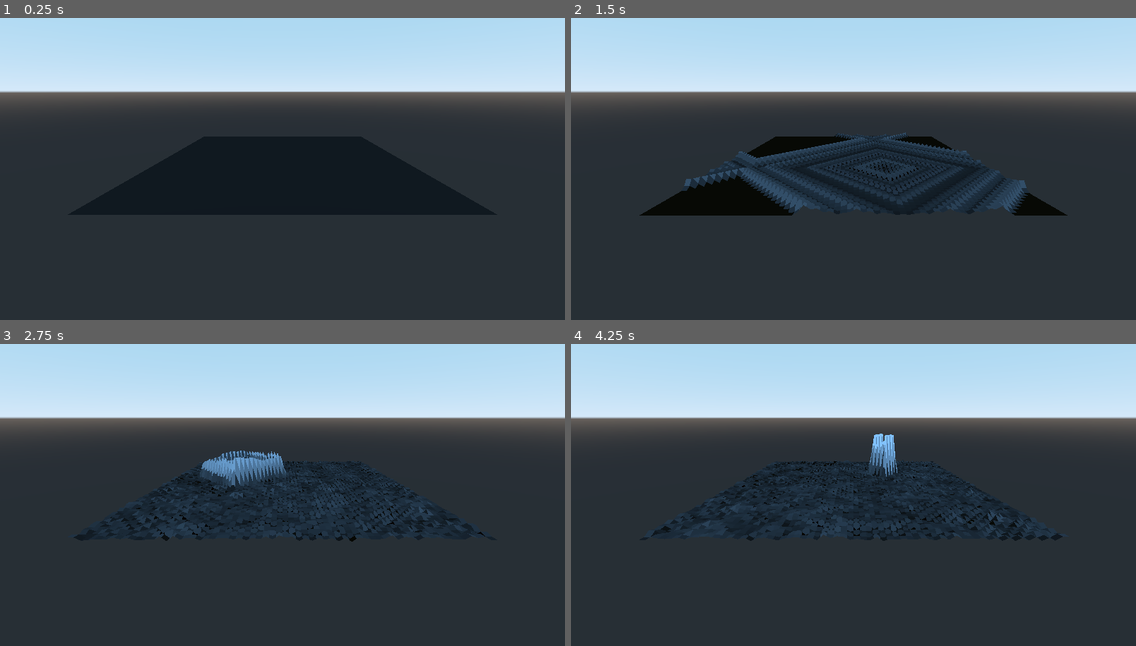
Above: before the commit, frames 1-4 (two rows, left to right).
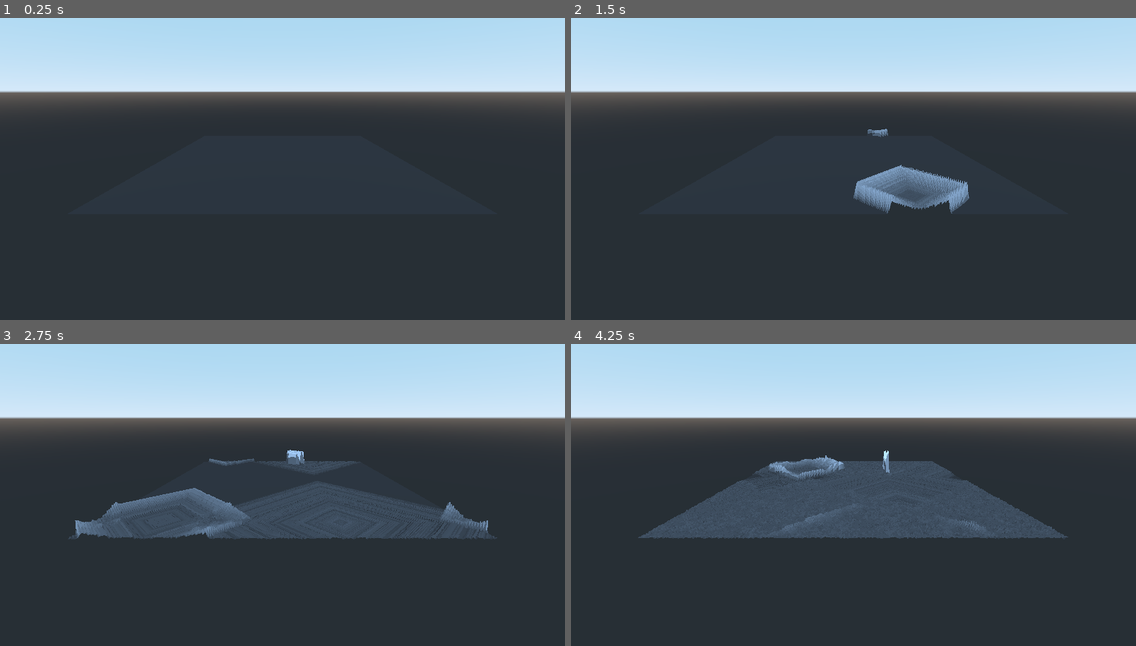
Above: after the commit, the same moments.

Repository: kb173/godot-interactive-water
Game: Godot game, scene res://TestScene.tscn
Same seed, same stepped clock (60 frames per second), same inputs: the game is played once before the commit and once after it.
Inputs:
- Up to frame 1 (0.25 s): no input
- Up to frame 2 (1.5 s): tap Enter at 0.5 s
- Up to frame 3 (2.75 s): no input
- Up to frame 4 (4.25 s): no input

The runs differ from the first frame. In frame 1, 13% of the frame differs, in the area x 12-88%, y 39-65%; in frame 2, 7.2%; in frame 3, 10%; in frame 4, 13%.

Commit message:
Parameter tweaking again

Diff:
--- a/PersistentShaderTexture.tscn
+++ b/PersistentShaderTexture.tscn
@@ -6,9 +6,9 @@
 [sub_resource type="ShaderMaterial" id=1]
 shader = ExtResource( 1 )
 shader_param/water_height = 0.596
-shader_param/height_damping = 0.763
-shader_param/velocity_damping = -0.009
-shader_param/spread = 0.833
+shader_param/height_damping = 0.243
+shader_param/velocity_damping = 0.645
+shader_param/spread = 0.921
 shader_param/delta_time = 0.1
 
 [node name="PersistentShaderTexture" type="Node"]
--- a/TestScene.tscn
+++ b/TestScene.tscn
@@ -13,8 +13,8 @@
 shader_param/water_heights = SubResource( 1 )
 
 [sub_resource type="PlaneMesh" id=3]
-subdivide_width = 64
-subdivide_depth = 64
+subdivide_width = 256
+subdivide_depth = 256
 
 [node name="TestScene" type="Spatial"]
 
@@ -27,6 +27,10 @@
 material/0 = null
 
 [node name="WaterHeights" parent="Water" instance=ExtResource( 2 )]
+size = Vector2( 256, 256 )
 
 [node name="Camera" type="Camera" parent="."]
 transform = Transform( 1, 0, 0, 0, 0.965926, 0.258819, 0, -0.258819, 0.965926, 0, 1.156, 1.988 )
+
+[node name="DirectionalLight" type="DirectionalLight" parent="."]
+transform = Transform( 1, 0, 0, 0, 1.19249e-08, 1, 0, -1, 1.19249e-08, 0, 3, 0 )
--- a/Water.gd
+++ b/Water.gd
@@ -40,7 +40,7 @@
 	if _frame_number % 50 == 0:
 		print("Setting pixel")
 		image_data.lock()
-		image_data.set_pixel(randi() % 64, randi() % 64, Color(0.0, 0.0, 0.0, 0.0))
+		image_data.set_pixel(randi() % 256, randi() % 256, Color(0.0, 0.0, 0.0, 0.0))
 		image_data.unlock()
 
 	# Create an ImageTexture for this new frame
